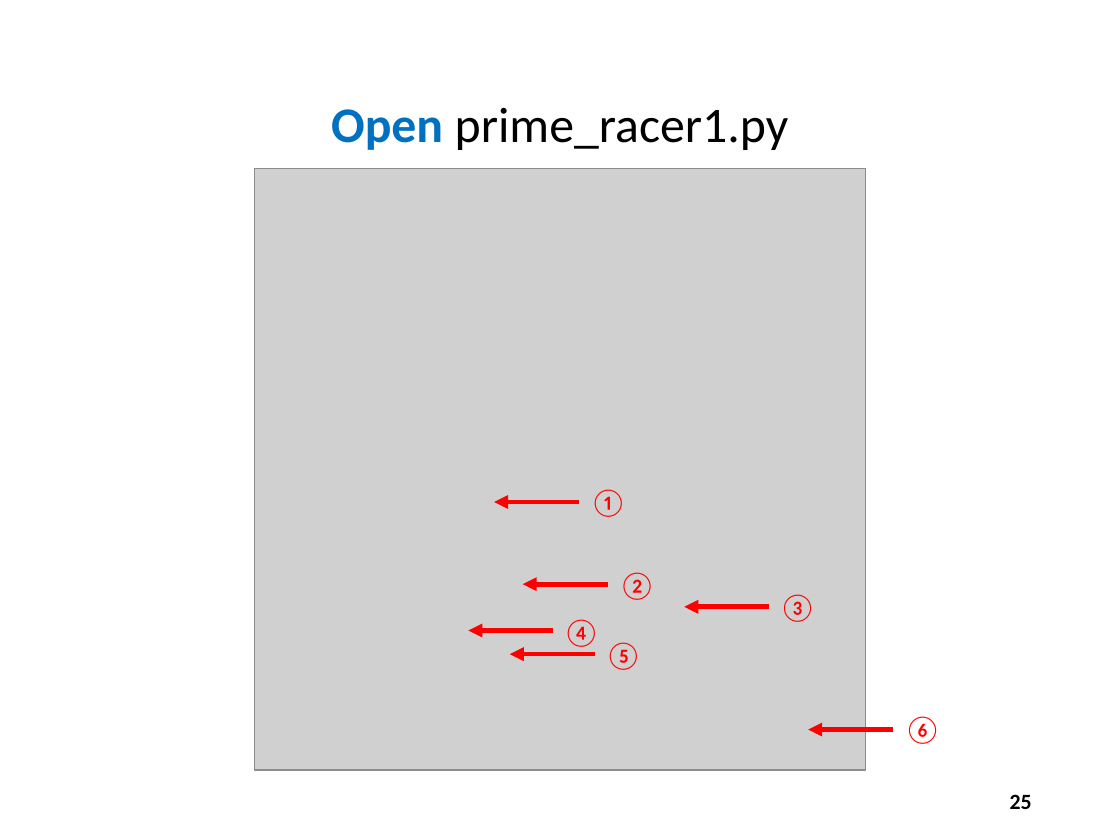
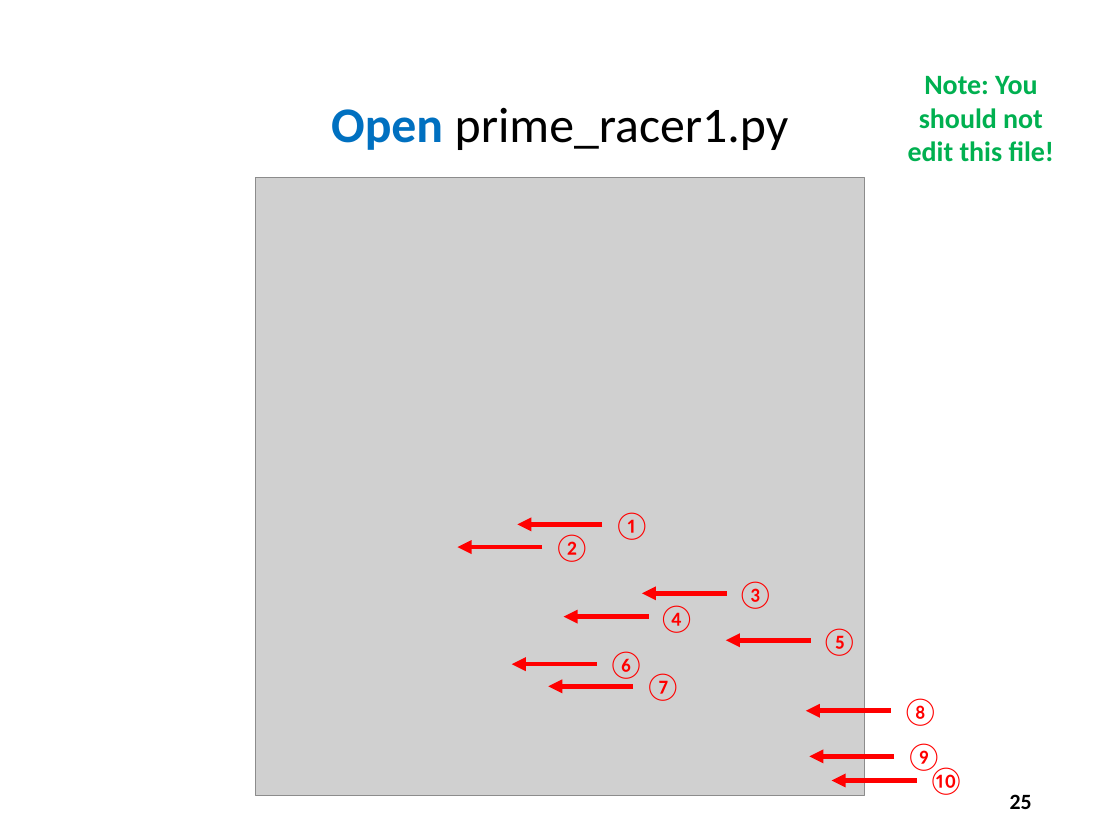
Before and after one commit to dbiersach/scicomp101, a slide deck: slide 25 of Session 10 - Random Numbers and Algorithms/Session 10 - Random Numbers and Algorithms.pptx. Drawn at 1120x840 pixels with LibreOffice and Linux fonts; fonts in the diff are those of the drawing; grey boxes stand for pictures. Boxes give left, top, right and bottom in pixels: in the first picture for what was removed or moved away, otherwise in the second. Text is boxed around its words. In the diff, an @@ line names an element or a change of style, - is before the commit and + after.

```diff
--- a/Session 10 - Random Numbers and Algorithms/Session 10 - Random Numbers and Algorithms.pptx
+++ b/Session 10 - Random Numbers and Algorithms/Session 10 - Random Numbers and Algorithms.pptx
@@ text added at [908,76,1055,162], 18 pt, text #00B050, bold @@
+Note: You should not edit this file!
@@ picture: place and size @@
-picture at [254,168,866,769]
+picture at [255,177,865,795]
@@ text "①": place and size @@
-text "①" at [590,489,627,517]
+text "①" at [613,512,650,540]
@@ arrow moved from (579, 502) - (494, 502) to (603, 524) - (517, 524) @@
@@ text "②": place and size @@
-text "②" at [619,572,656,600]
+text "②" at [553,534,590,562]
@@ arrow moved from (608, 585) - (523, 585) to (542, 547) - (457, 547) @@
@@ arrow moved from (769, 607) - (684, 607) to (727, 594) - (642, 594) @@
@@ text "④": place and size @@
-text "④" at [563,619,600,647]
+text "④" at [658,605,695,633]
@@ text "③": place and size @@
-text "③" at [779,594,816,622]
+text "③" at [737,581,774,609]
@@ arrow moved from (553, 631) - (468, 631) to (648, 617) - (563, 617) @@
@@ text "⑤": place and size @@
-text "⑤" at [605,642,642,670]
+text "⑤" at [821,628,858,656]
@@ text "⑥": place and size @@
-text "⑥" at [904,716,941,744]
+text "⑥" at [608,651,645,679]
@@ arrow moved from (595, 654) - (510, 654) to (811, 641) - (726, 641) @@
@@ arrow moved from (893, 729) - (809, 729) to (597, 664) - (512, 664) @@
@@ arrow added from (633, 687) to (549, 687), #FF0000 3 pt @@
@@ text added at [644,673,681,701], 18 pt, text #FF0000 @@
+⑦
@@ arrow added from (890, 711) to (806, 711), #FF0000 3 pt @@
@@ text added at [902,698,939,726], 18 pt, text #FF0000 @@
+⑧
@@ text added at [905,743,942,773], 18 pt, text #FF0000 @@
+⑨
@@ arrow added from (894, 756) to (810, 756), #FF0000 3 pt @@
@@ text added at [928,767,965,795], 18 pt, text #FF0000 @@
+⑩
@@ arrow added from (916, 781) to (832, 781), #FF0000 3 pt @@
```
Also in this commit, not shown: 9 other slides changed, 7 other files.
